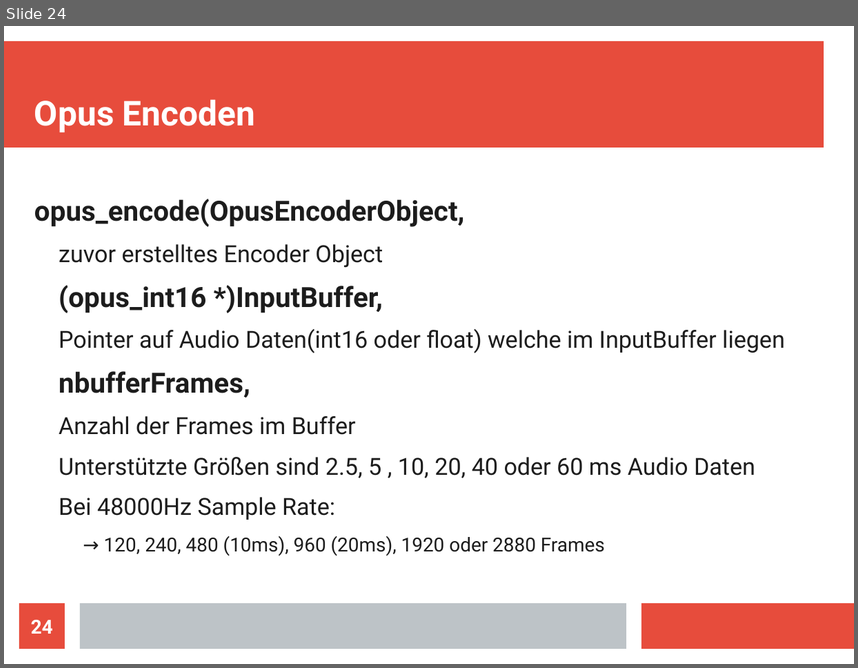
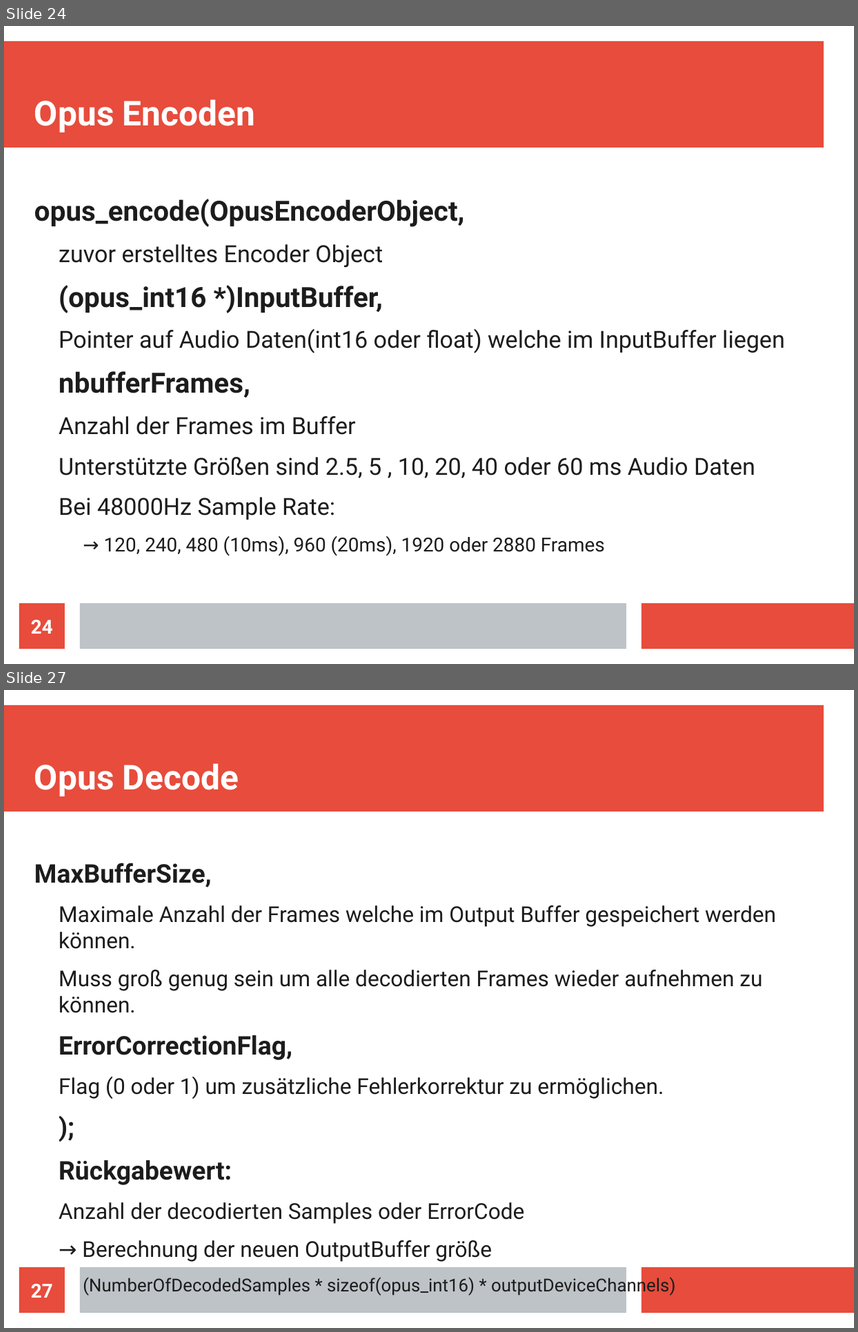
Before and after one commit to doe300/OHMComm, a slide deck: documents/OHMCommPres.odp. Shown one above the other, each under a label of ours: slide 24 before the commit, slides 24 and 27 after it; the slides between them are not shown. The pictures are 858x668 and 858x1332 pixels, drawn with LibreOffice and Linux fonts; fonts in the diff are those of the drawing. Boxes give left, top, right and bottom in pixels: in the first picture for what was removed or moved away, otherwise in the second. Text is boxed around its words. In the diff, an @@ line names an element or a change of style, - is before the commit and + after.

Commit message:
Updated Presentation
Added slides for opus decoder and statistics

```diff
--- a/documents/OHMCommPres.odp
+++ b/documents/OHMCommPres.odp
@@ slide 27 added at <box>4,690,854,1328</box>, background #FFFFFF; not listed: 3 template elements that a slide beside it also shows @@
@@ title added at <box>34,763,239,796</box>, 32 pt, text #FFFFFF, bold @@
+Opus Decode
@@ text added at <box>34,862,776,1261</box>, 20.4 pt, text #1C1C1C @@
+MaxBufferSize,
+  Maximale Anzahl der Frames welche im Output Buffer gespeichert werden können.
+  Muss groß genug sein um alle decodierten Frames wieder aufnehmen zu können.
+ErrorCorrectionFlag,
+  Flag (0 oder 1) um zusätzliche Fehlerkorrektur zu ermöglichen.
+);
+Rückgabewert:
+  Anzahl der decodierten Samples oder ErrorCode
+  → Berechnung der neuen OutputBuffer größe
+    (NumberOfDecodedSamples * sizeof(opus_int16) * outputDeviceChannels)
@@ page number added at <box>19,1267,65,1312</box>, fill #E74C3C, 18 pt, text #FFFFFF, bold @@
+27
```
Also in this commit, not shown: 4 slides changed, 5 other slides added.
